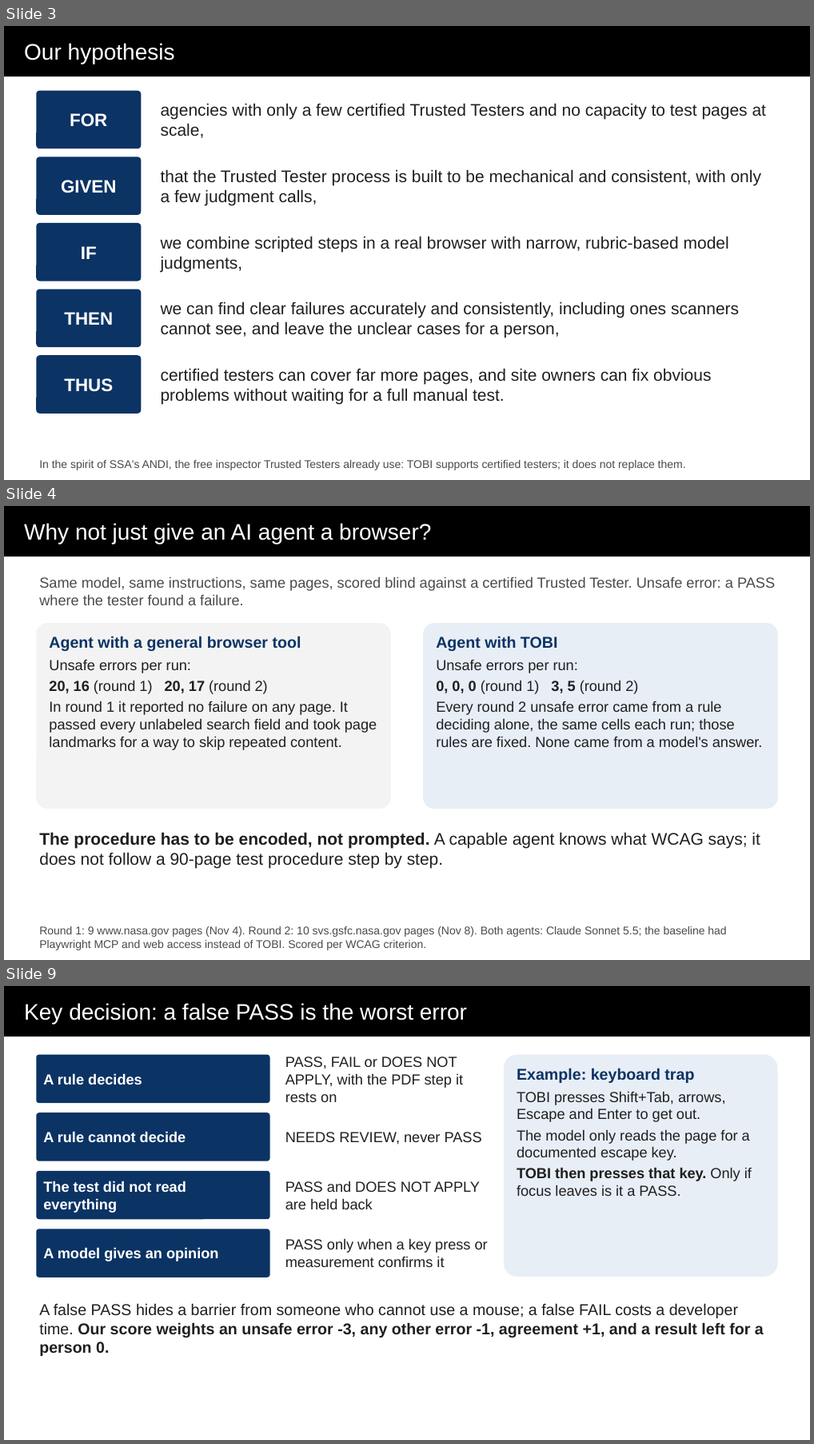
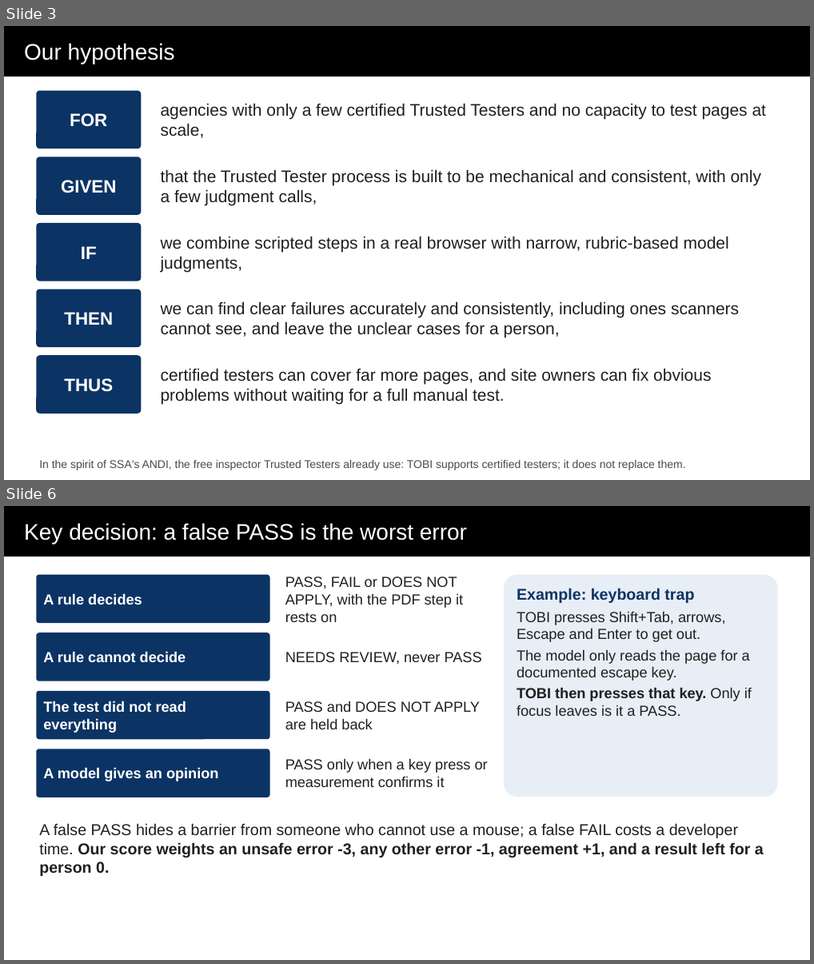
Before and after one commit to abbybowman/tobi508, a slide deck: docs/hackathon/out/TOBI-deck.pptx. Shown one above the other, each under a label of ours: slides 3, 4 and 9 before the commit, slides 3 and 6 after it; the slides between them are not shown. The pictures are 814x1444 and 814x964 pixels, drawn with LibreOffice and Linux fonts; fonts in the diff are those of the drawing. Boxes give left, top, right and bottom in pixels: in the first picture for what was removed or moved away, otherwise in the second. Text is boxed around its words. In the diff, an @@ line names an element or a change of style, - is before the commit and + after.

```diff
--- a/docs/hackathon/out/TOBI-deck.pptx
+++ b/docs/hackathon/out/TOBI-deck.pptx
@@ slide 4 removed at [4,506,810,960], background #FFFFFF @@
@@ title removed at [4,506,810,557] @@
-Why not just give an AI agent a browser?
@@ text removed at [39,577,775,605] @@
-Same model, same instructions, same pages, scored blind against a certified Trusted Tester. Unsafe error: a PASS where the tester found a failure.
@@ rounded rectangle removed at [36,623,391,808] @@
@@ rounded rectangle removed at [423,623,778,808] @@
@@ text removed at [49,636,377,750] @@
-Agent with a general browser tool
-Unsafe errors per run:
-20, 16 (round 1) 20, 17 (round 2)
-In round 1 it reported no failure on any page. It passed every unlabeled search field and took page landmarks for a way to skip repeated content.
@@ text removed at [436,636,763,747] @@
-Agent with TOBI
-Unsafe errors per run:
-0, 0, 0 (round 1) 3, 5 (round 2)
-Every round 2 unsafe error came from a rule deciding alone, the same cells each run; those rules are fixed. None came from a model's answer.
@@ text removed at [39,832,760,868] @@
-The procedure has to be encoded, not prompted. A capable agent knows what WCAG says; it does not follow a 90-page test procedure step by step.
@@ text removed at [39,926,726,950] @@
-Round 1: 9 www.nasa.gov pages (Nov 4). Round 2: 10 svs.gsfc.nasa.gov pages (Nov 8). Both agents: Claude Sonnet 5.5; the baseline had Playwright MCP and web access instead of TOBI. Scored per WCAG criterion.
@@ what was slide 9 is now slide 6 @@
```
Also in this commit, not shown: 3 slides changed, 2 slides added, 5 other slides removed, 2 other files.
